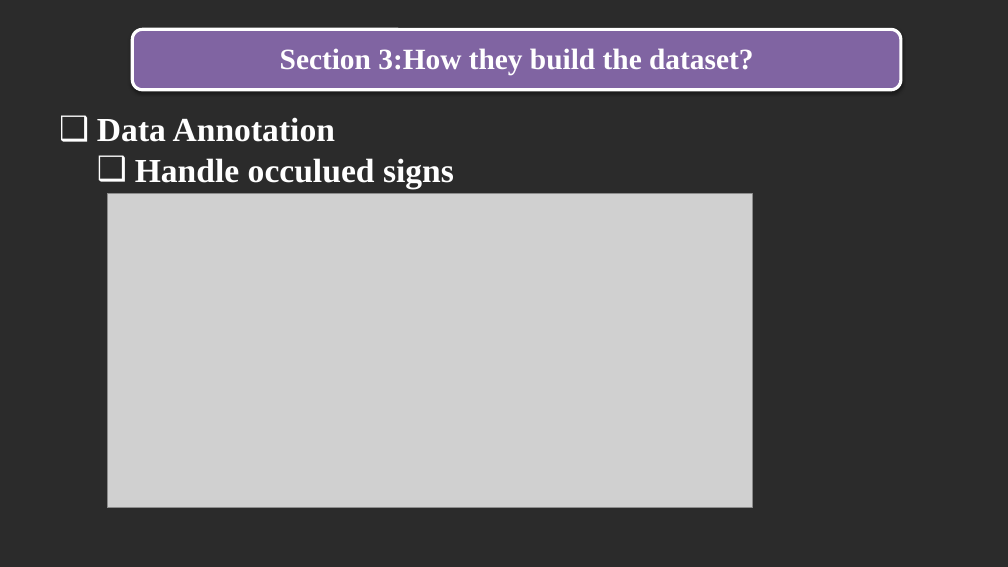
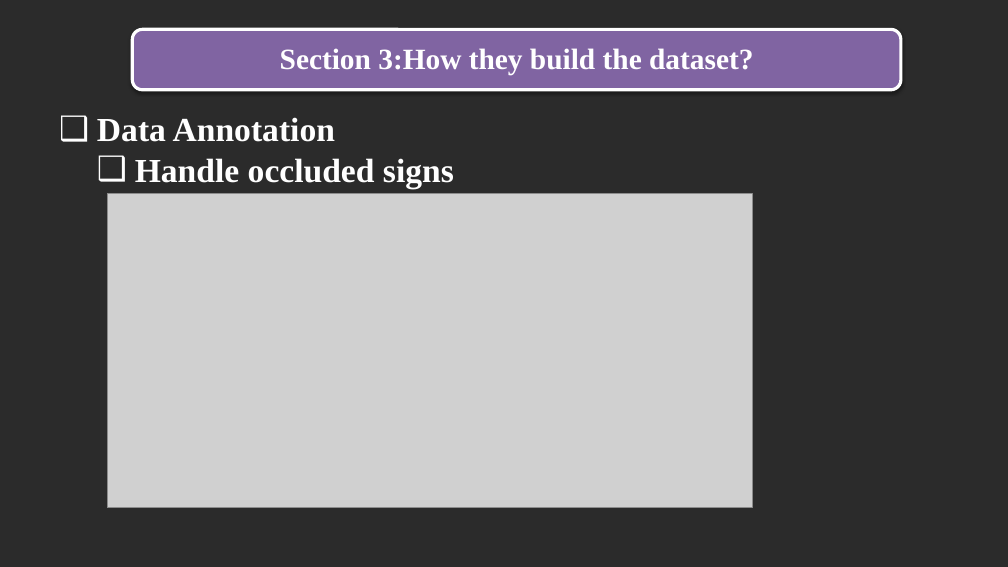
Before and after one commit to trandinhlam/document, a slide deck: slide 19 of AI_NangCao/slide/slide.pptx (slide 17 before the commit). Drawn at 1008x567 pixels with LibreOffice and Linux fonts; fonts in the diff are those of the drawing; grey boxes stand for pictures; background and template pictures are left out; a plain dark background stands for a picture behind light text. Boxes give left, top, right and bottom in pixels: in the first picture for what was removed or moved away, otherwise in the second. Text is boxed around its words. In the diff, an @@ line names an element or a change of style, - is before the commit and + after.

```diff
--- a/AI_NangCao/slide/slide.pptx
+++ b/AI_NangCao/slide/slide.pptx
@@ text at box(135, 158, 454, 188): text changed @@
-  ❑ Handle occulued signs
+  ❑ Handle occluded signs
```
Also in this commit, not shown: 6 other slides changed, 5 slides added.
